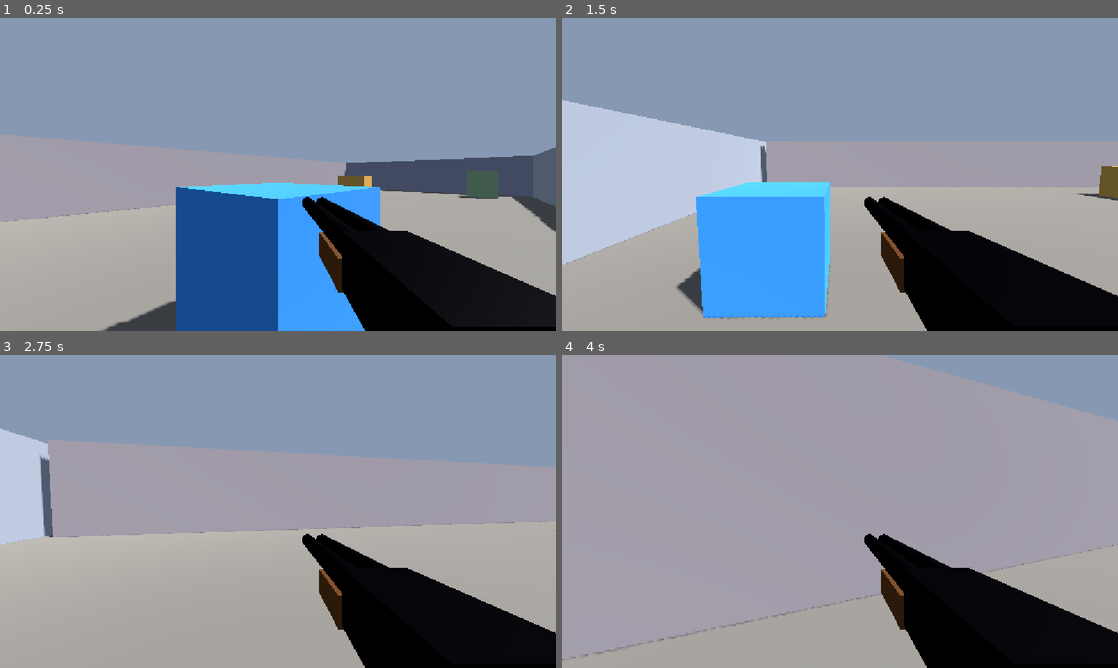
Above: before the commit, frames 1-4 (two rows, left to right).
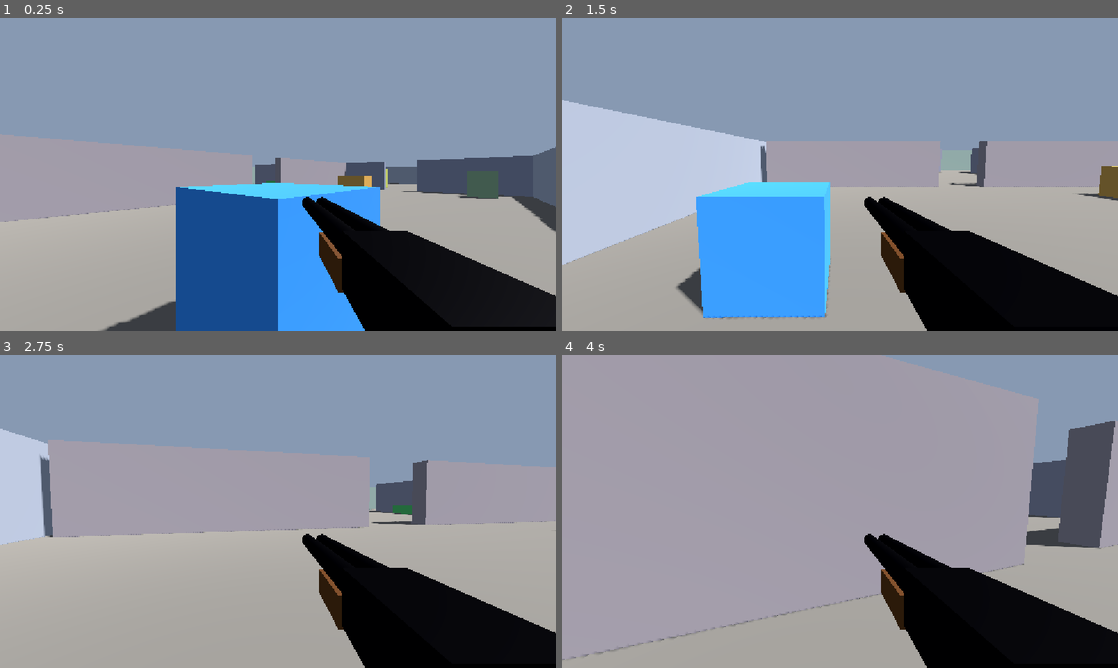
Above: after the commit, the same moments.

Repository: jamshu/gameroom
Game: Godot game, scene res://Main.tscn
Same seed, same stepped clock (60 frames per second), same inputs: the game is played once before the commit and once after it.
Inputs (mouse positions are in pixels of both pictures, inside the frame that each line leads up to):
- Up to frame 1 (0.25 s): no input
- Up to frame 2 (1.5 s): tap Enter at 0.5 s; move the mouse to (962, 158) at 0.52 s; hold D (move_right) 0.53-1.28 s; hold E (camo) 0.53-1.28 s; click (962, 158) at 0.67 s; tap Space (jump) at 0.77 s; move the mouse to (812, 174) at 1.27 s; hold W (move_forward) from 1.28 s (still down); tap Shift (crouch) at 1.35 s
- Up to frame 3 (2.75 s): keep holding W (move_forward); tap Space (jump) at 1.52 s; move the mouse to (289, 505) at 2.02 s; press the mouse at (289, 505) at 2.03 s
- Up to frame 4 (4 s): keep holding W (move_forward); move the mouse to (834, 517) at 2.77 s; release the mouse at (834, 517) at 2.78 s; tap F (pose) at 2.85 s; click (834, 517) at 2.92 s; tap Space (jump) at 3.02, 3.77 s; move the mouse to (878, 514) at 3.52 s; hold E (camo) from 3.53 s (still down)

The runs differ from the first frame. In frame 1, 0.7% of the frame differs, in the area x 45-84%, y 43-57%; in frame 2, 0.8%; in frame 3, 2.0%; in frame 4, 5.8%, in the area x 83-100%, y 14-67%.

Commit message:
arena door space

Diff:
--- a/godot/hidefire/Main.gd
+++ b/godot/hidefire/Main.gd
@@ -114,14 +114,25 @@
 	_box(Vector3(60, h, 1), Vector3(0, h / 2, 30), Color(0.6, 0.6, 0.62))
 	_box(Vector3(1, h, 60), Vector3(-30, h / 2, 0), Color(0.6, 0.6, 0.62))
 	_box(Vector3(1, h, 60), Vector3(30, h / 2, 0), Color(0.6, 0.6, 0.62))
-	# Inner dividers -> a maze of rooms and lanes to break sightlines.
-	_box(Vector3(1, h, 34), Vector3(-10, h / 2, -12), Color(0.55, 0.5, 0.5))
-	_box(Vector3(1, h, 34), Vector3(12, h / 2, 12), Color(0.5, 0.55, 0.5))
-	_box(Vector3(24, h, 1), Vector3(-18, h / 2, 6), Color(0.5, 0.5, 0.55))
-	_box(Vector3(24, h, 1), Vector3(18, h / 2, -6), Color(0.52, 0.5, 0.53))
-	_box(Vector3(1, h, 16), Vector3(2, h / 2, 22), Color(0.54, 0.52, 0.5))
-	_box(Vector3(1, h, 16), Vector3(-2, h / 2, -22), Color(0.5, 0.53, 0.52))
-	_box(Vector3(14, h, 1), Vector3(0, h / 2, 0), Color(0.53, 0.51, 0.55))
+	# Inner dividers -> a maze of rooms and lanes, but EVERY long wall has a ~4-unit
+	# doorway (player radius is 0.3) so you can always cross into the next room. Long
+	# walls are built as two segments with the gap between them.
+	# Vertical wall x=-10 (z -29..5), doorway at z≈-12.
+	_box(Vector3(1, h, 15), Vector3(-10, h / 2, -21.5), Color(0.55, 0.5, 0.5))
+	_box(Vector3(1, h, 15), Vector3(-10, h / 2, -2.5), Color(0.55, 0.5, 0.5))
+	# Vertical wall x=12 (z -5..29), doorway at z≈12.
+	_box(Vector3(1, h, 15), Vector3(12, h / 2, 2.5), Color(0.5, 0.55, 0.5))
+	_box(Vector3(1, h, 15), Vector3(12, h / 2, 21.5), Color(0.5, 0.55, 0.5))
+	# Horizontal wall z=6 (x -30..-6), doorway at x≈-18.
+	_box(Vector3(10, h, 1), Vector3(-25, h / 2, 6), Color(0.5, 0.5, 0.55))
+	_box(Vector3(10, h, 1), Vector3(-11, h / 2, 6), Color(0.5, 0.5, 0.55))
+	# Horizontal wall z=-6 (x 6..30), doorway at x≈18.
+	_box(Vector3(10, h, 1), Vector3(11, h / 2, -6), Color(0.52, 0.5, 0.53))
+	_box(Vector3(10, h, 1), Vector3(25, h / 2, -6), Color(0.52, 0.5, 0.53))
+	# Short stub walls (open ends -> you round them, no doorway needed).
+	_box(Vector3(1, h, 12), Vector3(2, h / 2, 23), Color(0.54, 0.52, 0.5))
+	_box(Vector3(1, h, 12), Vector3(-2, h / 2, -23), Color(0.5, 0.53, 0.52))
+	_box(Vector3(12, h, 1), Vector3(0, h / 2, 0), Color(0.53, 0.51, 0.55))
 	# Camo props: distinct colours a hider can match against, scattered across the
 	# whole floor so there is cover near every route.
 	_box(Vector3(2, 2, 2), Vector3(-24, 1, -24), Color(0.2, 0.5, 0.8))
Not shown, changed: src/lib/components/HideFireArena.svelte
